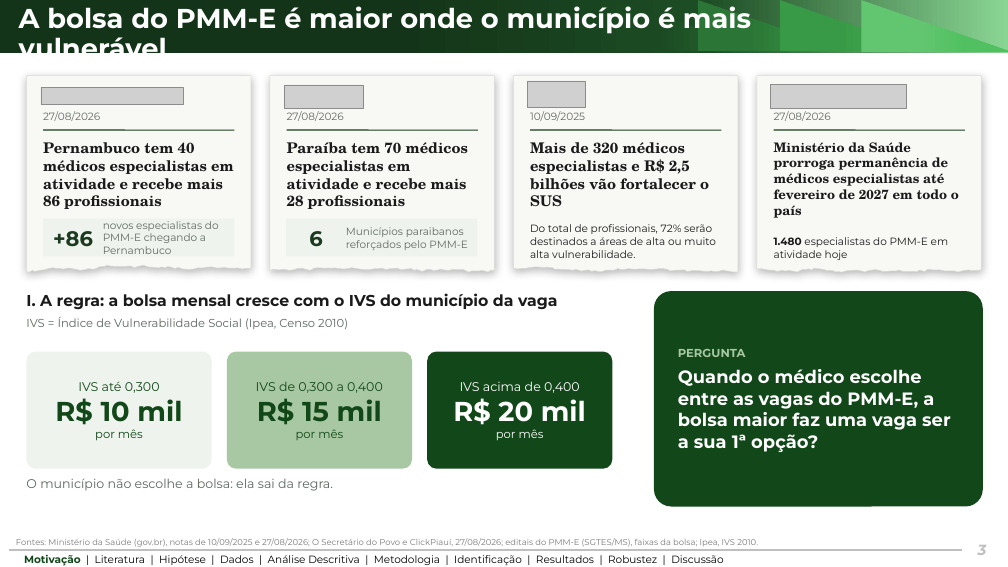
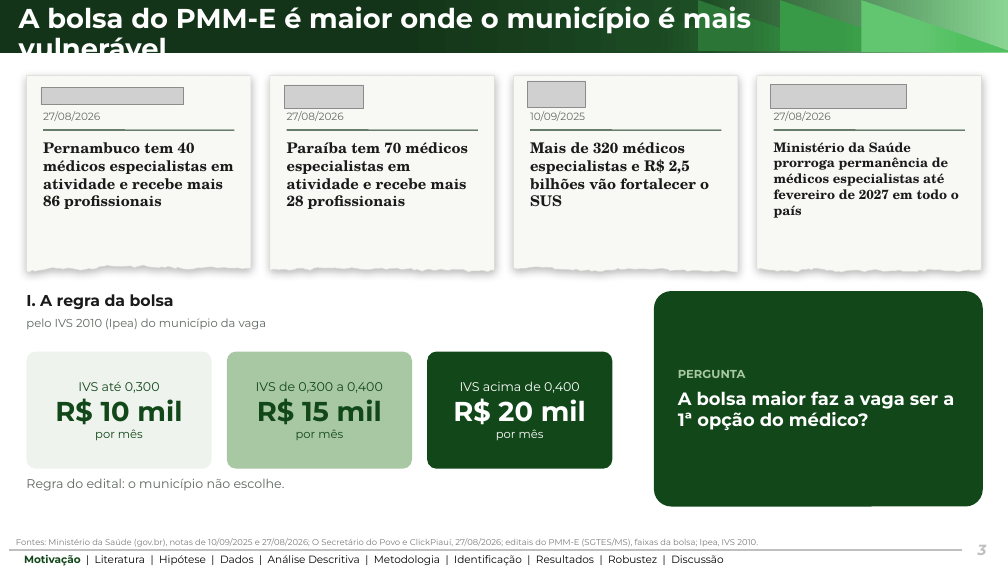
Before and after one commit to ka1victor/impact-eval-health-econ-pmme, a slide deck: slide 3 of output/apresentacao_banca_final/deck_banca_final.pptx. Drawn at 1008x567 pixels with LibreOffice and Linux fonts; fonts in the diff are those of the drawing; grey boxes stand for pictures; background and template pictures are left out. Boxes give left, top, right and bottom in pixels: in the first picture for what was removed or moved away, otherwise in the second. Text is boxed around its words. In the diff, an @@ line names an element or a change of style, - is before the commit and + after.

```diff
--- a/output/apresentacao_banca_final/deck_banca_final.pptx
+++ b/output/apresentacao_banca_final/deck_banca_final.pptx
@@ rectangle removed at <box>43,219,234,256</box> @@
@@ text removed at <box>53,231,93,247</box> @@
-+86
@@ text removed at <box>103,221,219,254</box> @@
-novos especialistas do PMM-E chegando a Pernambuco
@@ rectangle removed at <box>286,219,477,256</box> @@
@@ text removed at <box>309,231,322,247</box> @@
-6
@@ text removed at <box>346,227,467,250</box> @@
-Municípios paraibanos reforçados pelo PMM-E
@@ text at <box>530,224,716,258</box>: paragraph removed @@
-Do total de profissionais, 72% serão destinados a áreas de alta ou muito alta vulnerabilidade.
@@ text at <box>774,237,948,258</box>: paragraph removed @@
-1.480 especialistas do PMM-E em atividade hoje
@@ text at <box>26,294,174,309</box>: text changed @@
-I. A regra: a bolsa mensal cresce com o IVS do município da vaga
+I. A regra da bolsa
@@ text at <box>26,318,267,329</box>: text changed @@
-IVS = Índice de Vulnerabilidade Social (Ipea, Censo 2010)
+pelo IVS 2010 (Ipea) do município da vaga
@@ text in rounded rectangle at <box>678,391,954,430</box>: text changed @@
-Quando o médico escolhe entre as vagas do PMM-E, a bolsa maior faz uma vaga ser a sua 1ª opção?
+A bolsa maior faz a vaga ser a 1ª opção do médico?
@@ text at <box>26,478,285,491</box>: text changed @@
-O município não escolhe a bolsa: ela sai da regra.
+Regra do edital: o município não escolhe.
```
Also in this commit, not shown: 13 other slides changed, 5 other files.
